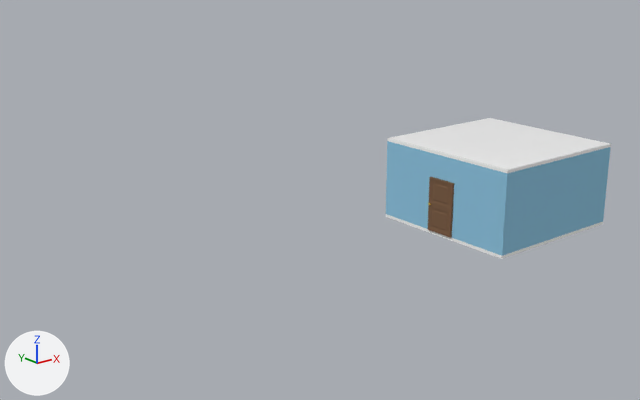
A saved change to the glTF model src/Assets/3Dmodels/Room_1.glb.
Before and after are seen from a 50 mm lens placed at (-21.84, -18.16, 9.35), pointed at (-5.24, 2.59, 1.05). The axes (+X, +Y, +Z) are drawn at lower left. The lights are the same throughout. Objects named as collision shapes, trigger or cutter boxes, shadow casters or lower levels of detail are left out. Where no turn or scale is listed for an object, it has been applied to the vertices.

Objects in the first picture: 'Room_1_Door', 'Room_1_Floor', 'Room_1_Roof', 'Room_1_Wall'.
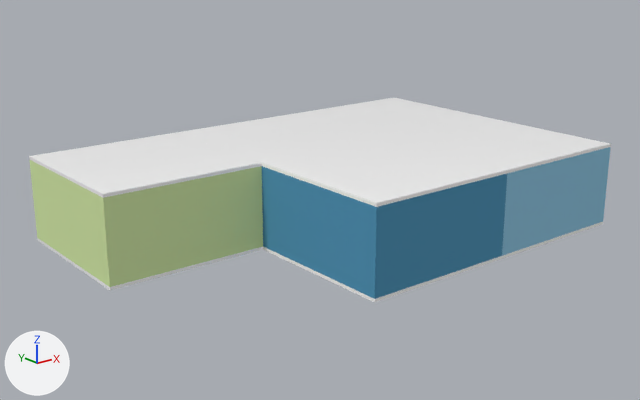
The newer file is also turned or shifted as a whole; pictures and numbers use the older file's frame.

Patch to the scene script:
```diff
--- a/src/Assets/3Dmodels/Room_1.glb.py
+++ b/src/Assets/3Dmodels/Room_1.glb.py
@@ mat_wallsmaterial_001 @@
+mat_wallsmaterial_001 = principled_material('WallsMaterial.001')
+mat_wallsmaterial_001.base_color = (1.0, 1.0, 1.0)  # white #ffffff
+mat_wallsmaterial_001.roughness = 0.0909
@@ me_floor_020 @@
+me_floor_020.from_pydata(...)  # a box spanning x -2.5..2.5, y -2.5..2.5, z -0.05..0.05
+me_floor_020.materials.append(mat_wallsmaterial_001)  # white #ffffff
@@ me_floor_019 @@
+me_floor_019.from_pydata(...)  # 84 vertices, 152 faces; spans x -2.5..2.5, y -0.05..4.95, z -1.25..1.25
+me_floor_019.materials.append(mat_coloredmaterial)  # picture img_imphenziapalette01
@@ me_cube_003 @@
+me_cube_003.from_pydata(...)  # a box spanning x -2.5..2.5, y -2.5..2.5, z -0.05..0.05; a box spanning x -2.5..2.5, y 2.5..7.5, z -0.05..0.05
+me_cube_003.materials.append(mat_wallsmaterial)  # white #ffffff
@@ me_floor_015 @@
+me_floor_015.from_pydata(...)  # 202 vertices, 384 faces; spans x -0.05..4.95, y -7.5..2.5, z -1.25..1.25
+me_floor_015.materials.append(mat_coloredmaterial)  # picture img_imphenziapalette01
@@ me_floor_007 @@
+me_floor_007.from_pydata(...)  # a box spanning x -2.5..2.5, y -2.5..7.5, z -0.05..0.05
+me_floor_007.materials.append(mat_wallsmaterial)  # white #ffffff
@@ ob_room_4_roof @@
+ob_room_4_roof = bpy.data.objects.new('Room_4_Roof', me_cube.copy())  # the mesh of ob_room_1_roof
+ob_room_4_roof.location = (-10.0, 5.0, 2.6)
@@ ob_room_4_floor @@
+ob_room_4_floor = bpy.data.objects.new('Room_4_Floor', me_floor_020)
+ob_room_4_floor.location = (-10.0, 5.0, 0.0)
@@ ob_room_4_walls @@
+ob_room_4_walls = bpy.data.objects.new('Room_4_Walls', me_floor_019)
+ob_room_4_walls.location = (-10.0, 2.55, 1.3)
@@ ob_room_3_roof @@
+ob_room_3_roof = bpy.data.objects.new('Room_3_Roof', me_cube.copy())  # the mesh of ob_room_1_roof
+ob_room_3_roof.location = (0.0, 5.0, 2.6)
@@ ob_room_2_roof @@
+ob_room_2_roof = bpy.data.objects.new('Room_2_Roof', me_cube_003)
+ob_room_2_roof.location = (-5.0, 0.0, 2.6)
@@ ob_room_2_walls @@
+ob_room_2_walls = bpy.data.objects.new('Room_2_Walls', me_floor_015)
+ob_room_2_walls.location = (-7.45, 5.0, 1.3)
@@ ob_room_2_floor @@
+ob_room_2_floor = bpy.data.objects.new('Room_2_Floor', me_floor_007)
+ob_room_2_floor.location = (-5.0, 0.0, 0.0)
```

Pixel boxes (x1, y1, x2, y2) of what changed, in the pictures (640 x 400 px):
'Room_2_Walls', added (blue)
    after: (262, 166, 507, 299)
'Room_4_Walls', added (green)
    after: (29, 159, 263, 287)
'Room_2_Roof', added
    after: (176, 113, 508, 207)
'Room_4_Roof', added
    after: (29, 133, 262, 198)
'Room_3_Roof', added
    after: (295, 98, 488, 138)
'Room_2_Floor', added
    after: (263, 247, 502, 302)
'Room_4_Floor', added
    after: (37, 238, 263, 291)
'Room_1_Door', unchanged, covered by the edit
    before: (428, 177, 454, 238)
